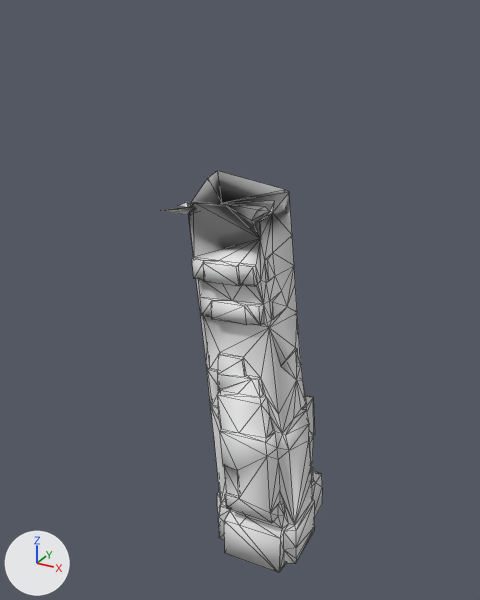
Renders of the OBJ model src/main/resources/assets/kn8/meshes/kafka/leg_right.obj from each side of a commit.
The view is the same before and after, from a camera (50 mm lens) standing at (0.706, -1.125, 1.145) and looking at (0.087, 0.0, 0.583). Every picture has the same lights, and +X, +Y and +Z are marked at lower left. The older version comes first. Mesh edges are drawn as thin lines. Where no turn or scale is listed for an object, it has been applied to the vertices. Vertices at exactly the same position are counted once.

Before the edit, the objects in view are built like this:
```python
me_leg_right = bpy.data.meshes.new('leg_right')
me_leg_right.from_pydata(...)  # 332 vertices, 659 faces; spans x -0.033..0.271, y -0.121..0.145, z 0.0..0.835
ob_leg_right = bpy.data.objects.new('leg_right', me_leg_right)
ob_leg_right.location = (0.0, 0.0, 0.0)
```
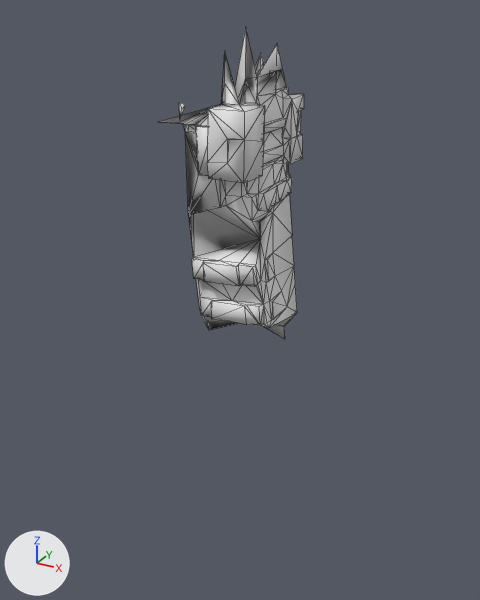
What differs and where, as boxes [x1, y1, x2, y2] in the pictures (480 x 600 px):
'leg_right', reshaped (9% narrower, 23% shorter)
    before: [162, 171, 322, 573]
    after: [158, 29, 304, 339]
part 1 of me_leg_right, built on
    before: [162, 171, 289, 221]
    after: [158, 29, 304, 221]
part 2 of me_leg_right, cut back
    before: [200, 313, 322, 573]
    after: [204, 313, 297, 339]

What the commit changed:
me_leg_right is used by ob_leg_right; location (0.0, 0.0, 0.0).
me_leg_right had 332 vertices, 659 faces and spanned x -0.033..0.271, y -0.121..0.145, z 0.0..0.835.
me_leg_right now has 353 vertices, 697 faces and spans x -0.058..0.196, y -0.149..0.102, z 0.482..1.117.
me_leg_right part 1: 9 vertices removed from x -0.033..0.071, y -0.103..0.02, z 0.785..0.827; 238 vertices added at x -0.058..0.178, y -0.149..0.102, z 0.802..1.117.
me_leg_right part 2: 209 vertices removed from x 0.038..0.271, y -0.121..0.145, z 0.0..0.496; 1 vertex added at x 0.107, y 0.014, z 0.534.
